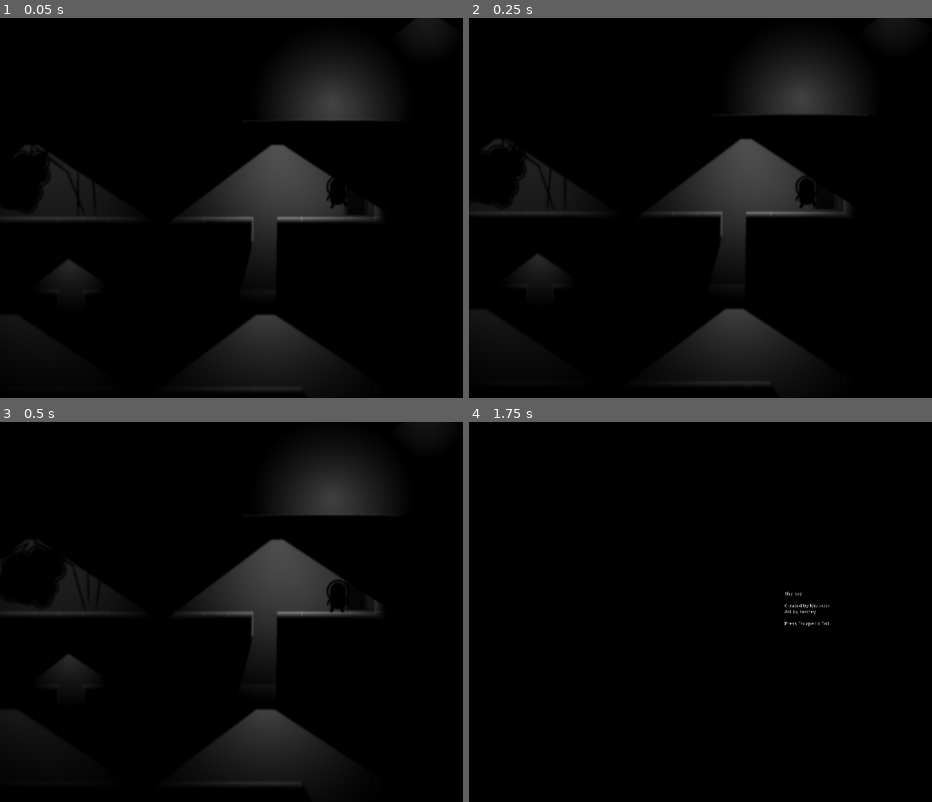
Above: before the commit, frames 1-4 (two rows, left to right).
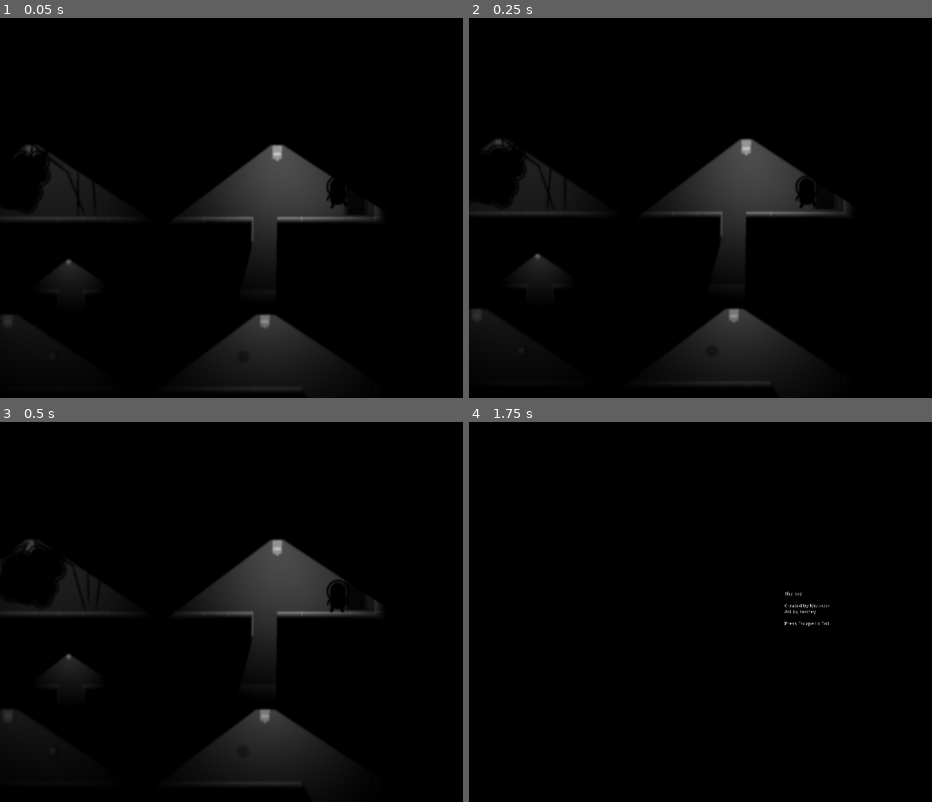
Above: after the commit, the same moments.

Repository: Miziziziz/horrorkenneyplatformer
Game: Godot game, scene res://levels/Sewers.tscn
The game is run twice, just before and just after one commit, with the same random seed, the same clock (stepped at 60 frames per second) and the same inputs. This scene is started directly instead of the project's main scene.
Inputs:
- Up to frame 1 (0.05 s): no input
- Up to frame 2 (0.25 s): no input
- Up to frame 3 (0.5 s): no input
- Up to frame 4 (1.75 s): hold D (move_right) from 0.53 s (still down); tap E (use) at 0.6, 1.35 s; tap Space (jump) at 0.77, 1.52 s; tap Enter at 1.25 s

The runs differ from the first frame. In frame 1, 3.1% of the frame differs, in the area x 1-94%, y 0-82%; in frame 2, 2.9%; in frame 3, 2.9%; in frame 4, nothing differs.

Commit message:
added some details

Diff:
--- a/levels/Entrance.tscn
+++ b/levels/Entrance.tscn
@@ -12,6 +12,8 @@
 [ext_resource path="res://Crate.tscn" type="PackedScene" id=10]
 [ext_resource path="res://LightTrigger.gd" type="Script" id=11]
 [ext_resource path="res://OneShotFan.gd" type="Script" id=12]
+[ext_resource path="res://art assets/tiles/ropeHorizontal.png" type="Texture" id=13]
+[ext_resource path="res://art assets/tiles/torch.png" type="Texture" id=14]
 
 [sub_resource type="Animation" id=1]
 resource_name = "flicker"
@@ -64,7 +66,6 @@
 text_to_show = "I can't go back outside; I'm out of oxygen"
 
 [node name="Lights" type="Node2D" parent="."]
-editor/display_folded = true
 
 [node name="Spotlight" parent="Lights" instance=ExtResource( 5 )]
 visible = false
@@ -210,6 +211,86 @@
 
 [node name="CollisionShape2D" type="CollisionShape2D" parent="OneShotFan"]
 shape = SubResource( 3 )
+
+[node name="ropeHorizontal" type="Sprite" parent="."]
+position = Vector2( 2483, 768 )
+z_index = -1
+texture = ExtResource( 13 )
+
+[node name="ropeHorizontal2" type="Sprite" parent="."]
+position = Vector2( 2483, 785 )
+z_index = -1
+texture = ExtResource( 13 )
+
+[node name="ropeHorizontal3" type="Sprite" parent="."]
+position = Vector2( 2483, 802 )
+z_index = -1
+texture = ExtResource( 13 )
+
+[node name="ropeHorizontal4" type="Sprite" parent="."]
+position = Vector2( 2551, 802 )
+z_index = -1
+texture = ExtResource( 13 )
+
+[node name="ropeHorizontal5" type="Sprite" parent="."]
+position = Vector2( 2551, 785 )
+z_index = -1
+texture = ExtResource( 13 )
+
+[node name="ropeHorizontal6" type="Sprite" parent="."]
+position = Vector2( 2415, 768 )
+z_index = -1
+texture = ExtResource( 13 )
+
+[node name="ropeHorizontal7" type="Sprite" parent="."]
+position = Vector2( 2415, 785 )
+z_index = -1
+texture = ExtResource( 13 )
+
+[node name="ropeHorizontal8" type="Sprite" parent="."]
+position = Vector2( 2347, 768 )
+z_index = -1
+texture = ExtResource( 13 )
+
+[node name="ropeHorizontal9" type="Sprite" parent="."]
+position = Vector2( 2398, 803 )
+z_index = -1
+texture = ExtResource( 13 )
+
+[node name="torch" type="Sprite" parent="."]
+position = Vector2( 1734, 493 )
+z_index = -1
+texture = ExtResource( 14 )
+
+[node name="torch2" type="Sprite" parent="."]
+position = Vector2( 523.219, 696.37 )
+scale = Vector2( 0.742857, 0.742857 )
+z_index = -1
+texture = ExtResource( 14 )
+
+[node name="torch4" type="Sprite" parent="."]
+position = Vector2( 1136.18, 485.926 )
+scale = Vector2( 0.742857, 0.742857 )
+z_index = -1
+texture = ExtResource( 14 )
+
+[node name="torch5" type="Sprite" parent="."]
+position = Vector2( 2512.14, 691.452 )
+scale = Vector2( 0.742857, 0.742857 )
+z_index = -1
+texture = ExtResource( 14 )
+
+[node name="torch6" type="Sprite" parent="."]
+position = Vector2( 3025.09, 760.747 )
+scale = Vector2( 0.35899, 0.35899 )
+z_index = -1
+texture = ExtResource( 14 )
+
+[node name="torch3" type="Sprite" parent="."]
+position = Vector2( 134.038, 762.231 )
+scale = Vector2( 0.463746, 0.463746 )
+z_index = -1
+texture = ExtResource( 14 )
 [connection signal="animation_finished" from="Lights/LargeArcLight2/AnimationPlayer" to="Lights/LargeArcLight2/AnimationPlayer/DisplayWhenAnimOver" method="anim_over"]
 [connection signal="body_exited" from="LightTrigger" to="Lights/LargeArcLight2/AnimationPlayer/DisplayWhenAnimOver" method="hide_text_when_exit"]
 [connection signal="player_entered" from="LightTrigger" to="Lights/LargeArcLight2/AnimationPlayer" method="play" binds= [ "flicker" ]]
--- a/levels/PushTheCrates.tscn
+++ b/levels/PushTheCrates.tscn
@@ -10,6 +10,7 @@
 [ext_resource path="res://art assets/gradients/arc_light_large.png" type="Texture" id=8]
 [ext_resource path="res://Crate.tscn" type="PackedScene" id=9]
 [ext_resource path="res://monster/Monster.tscn" type="PackedScene" id=10]
+[ext_resource path="res://art assets/tiles/torch.png" type="Texture" id=11]
 
 [node name="World" type="Node2D"]
 
@@ -45,6 +46,7 @@
 position = Vector2( 1172.5, -136 )
 
 [node name="Lights" type="Node2D" parent="."]
+editor/display_folded = true
 
 [node name="ArcLight" parent="Lights" instance=ExtResource( 5 )]
 position = Vector2( 238, 697 )
@@ -82,6 +84,7 @@
 shadow_gradient_length = 0.2
 
 [node name="Crates" type="Node2D" parent="."]
+editor/display_folded = true
 
 [node name="Crate" parent="Crates" instance=ExtResource( 9 )]
 
@@ -153,3 +156,31 @@
 
 [node name="Monster" parent="." instance=ExtResource( 10 )]
 position = Vector2( 888.952, 68 )
+
+[node name="torch" type="Sprite" parent="."]
+position = Vector2( 790.001, 280.001 )
+z_index = -1
+texture = ExtResource( 11 )
+
+[node name="torch2" type="Sprite" parent="."]
+position = Vector2( 1472.37, 280.001 )
+z_index = -1
+texture = ExtResource( 11 )
+
+[node name="torch3" type="Sprite" parent="."]
+position = Vector2( 1122.51, 3.2256 )
+scale = Vector2( 0.485714, 0.485714 )
+z_index = -1
+texture = ExtResource( 11 )
+
+[node name="torch4" type="Sprite" parent="."]
+position = Vector2( 1875.53, 485.598 )
+scale = Vector2( 0.485714, 0.485714 )
+z_index = -1
+texture = ExtResource( 11 )
+
+[node name="torch5" type="Sprite" parent="."]
+position = Vector2( 238.431, 697.582 )
+scale = Vector2( 0.485714, 0.485714 )
+z_index = -1
+texture = ExtResource( 11 )
--- a/levels/Sewers.tscn
+++ b/levels/Sewers.tscn
@@ -8,6 +8,10 @@
 [ext_resource path="res://Spotlight.tscn" type="PackedScene" id=6]
 [ext_resource path="res://art assets/gradients/arc_light.png" type="Texture" id=7]
 [ext_resource path="res://LargeArcLight.tscn" type="PackedScene" id=8]
+[ext_resource path="res://art assets/tiles/torch.png" type="Texture" id=9]
+[ext_resource path="res://art assets/items/chain.png" type="Texture" id=10]
+[ext_resource path="res://art assets/items/coinSilver.png" type="Texture" id=11]
+[ext_resource path="res://art assets/items/fireball.png" type="Texture" id=12]
 
 [node name="World" type="Node2D"]
 
@@ -42,11 +46,13 @@
 
 [node name="Spotlight" parent="Lights" instance=ExtResource( 6 )]
 position = Vector2( 1122, 85 )
+enabled = false
 
 [node name="ArcLight" parent="Lights" instance=ExtResource( 6 )]
 position = Vector2( 1392.15, -171 )
 rotation = 1.57079
 scale = Vector2( 1.23592, 1.23592 )
+enabled = false
 texture = ExtResource( 7 )
 offset = Vector2( 60, -2 )
 
@@ -86,3 +92,124 @@
 position = Vector2( -527, 1190 )
 
 [node name="Crates" type="Node2D" parent="."]
+
+[node name="torch" type="Sprite" parent="."]
+position = Vector2( 966.292, 221 )
+z_index = -1
+texture = ExtResource( 9 )
+
+[node name="torch2" type="Sprite" parent="."]
+position = Vector2( 267.509, 221 )
+z_index = -1
+texture = ExtResource( 9 )
+
+[node name="torch3" type="Sprite" parent="."]
+position = Vector2( 201.509, 697 )
+z_index = -1
+texture = ExtResource( 9 )
+
+[node name="torch4" type="Sprite" parent="."]
+position = Vector2( 931.292, 697 )
+z_index = -1
+texture = ExtResource( 9 )
+
+[node name="torch5" type="Sprite" parent="."]
+position = Vector2( 918, 1173 )
+z_index = -1
+texture = ExtResource( 9 )
+
+[node name="torch6" type="Sprite" parent="."]
+position = Vector2( 153, 1173 )
+z_index = -1
+texture = ExtResource( 9 )
+
+[node name="torch7" type="Sprite" parent="."]
+position = Vector2( -527, 1173 )
+z_index = -1
+texture = ExtResource( 9 )
+
+[node name="torch8" type="Sprite" parent="."]
+position = Vector2( 374, 533 )
+scale = Vector2( 0.5, 0.5 )
+z_index = -1
+texture = ExtResource( 9 )
+
+[node name="torch9" type="Sprite" parent="."]
+position = Vector2( 578, 1020 )
+scale = Vector2( 0.5, 0.5 )
+z_index = -1
+texture = ExtResource( 9 )
+
+[node name="chain" type="Sprite" parent="."]
+modulate = Color( 0.290196, 0.286275, 0.286275, 1 )
+position = Vector2( 75.9016, 1228.67 )
+rotation = -1.57079
+z_index = -1
+texture = ExtResource( 10 )
+
+[node name="chain6" type="Sprite" parent="."]
+modulate = Color( 0.290196, 0.286275, 0.286275, 1 )
+position = Vector2( 232.134, 1228.67 )
+rotation = -1.57079
+z_index = -1
+texture = ExtResource( 10 )
+
+[node name="chain2" type="Sprite" parent="."]
+modulate = Color( 0.290196, 0.286275, 0.286275, 1 )
+position = Vector2( 76.4016, 1245.67 )
+rotation = -1.57079
+z_index = -1
+texture = ExtResource( 10 )
+
+[node name="chain5" type="Sprite" parent="."]
+modulate = Color( 0.290196, 0.286275, 0.286275, 1 )
+position = Vector2( 232.634, 1245.67 )
+rotation = -1.57079
+z_index = -1
+texture = ExtResource( 10 )
+
+[node name="chain3" type="Sprite" parent="."]
+modulate = Color( 0.290196, 0.286275, 0.286275, 1 )
+position = Vector2( 75.9016, 1262.67 )
+rotation = -1.57079
+z_index = -1
+texture = ExtResource( 10 )
+
+[node name="chain7" type="Sprite" parent="."]
+modulate = Color( 0.290196, 0.286275, 0.286275, 1 )
+position = Vector2( 232.134, 1262.67 )
+rotation = -1.57079
+z_index = -1
+texture = ExtResource( 10 )
+
+[node name="chain4" type="Sprite" parent="."]
+modulate = Color( 0.290196, 0.286275, 0.286275, 1 )
+position = Vector2( 75.9016, 1279.67 )
+rotation = -1.57079
+z_index = -1
+texture = ExtResource( 10 )
+
+[node name="chain8" type="Sprite" parent="."]
+editor/display_folded = true
+modulate = Color( 0.290196, 0.286275, 0.286275, 1 )
+position = Vector2( 232.134, 1279.67 )
+rotation = -1.57079
+z_index = -1
+texture = ExtResource( 10 )
+
+[node name="coinSilver" type="Sprite" parent="chain8"]
+position = Vector2( 469.013, 98.1465 )
+texture = ExtResource( 11 )
+
+[node name="coinSilver2" type="Sprite" parent="chain8"]
+position = Vector2( 469.014, 635.721 )
+texture = ExtResource( 11 )
+
+[node name="coinSilver3" type="Sprite" parent="chain8"]
+position = Vector2( -4.39594, 801.688 )
+texture = ExtResource( 11 )
+
+[node name="fireball" type="Sprite" parent="."]
+position = Vector2( 329.263, 810.889 )
+z_index = -1
+texture = ExtResource( 12 )
--- a/levels/Simple.tscn
+++ b/levels/Simple.tscn
@@ -8,6 +8,7 @@
 [ext_resource path="res://Spotlight.tscn" type="PackedScene" id=6]
 [ext_resource path="res://art assets/gradients/arc_light.png" type="Texture" id=7]
 [ext_resource path="res://LargeArcLight.tscn" type="PackedScene" id=8]
+[ext_resource path="res://art assets/tiles/torch.png" type="Texture" id=9]
 
 [node name="World" type="Node2D"]
 
@@ -64,3 +65,18 @@
 position = Vector2( 3383, 85 )
 
 [node name="Crates" type="Node2D" parent="."]
+
+[node name="torch" type="Sprite" parent="."]
+position = Vector2( 2375.81, 83.6033 )
+z_index = -1
+texture = ExtResource( 9 )
+
+[node name="torch2" type="Sprite" parent="."]
+position = Vector2( 1225.61, 83.6033 )
+z_index = -1
+texture = ExtResource( 9 )
+
+[node name="torch3" type="Sprite" parent="."]
+position = Vector2( 3383.43, 83.6033 )
+z_index = -1
+texture = ExtResource( 9 )
Not shown: 1 places in levels/Entrance.tscn that only renumber resources
Not shown: 1 places in levels/PushTheCrates.tscn that only renumber resources
Not shown: 1 places in levels/Sewers.tscn that only renumber resources
Not shown: 1 places in levels/Simple.tscn that only renumber resources
